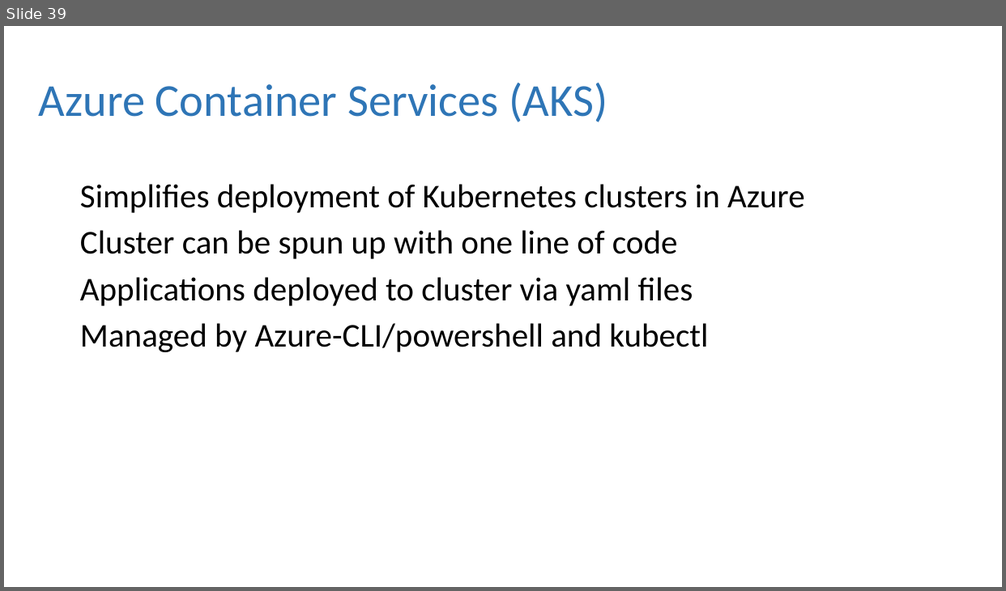
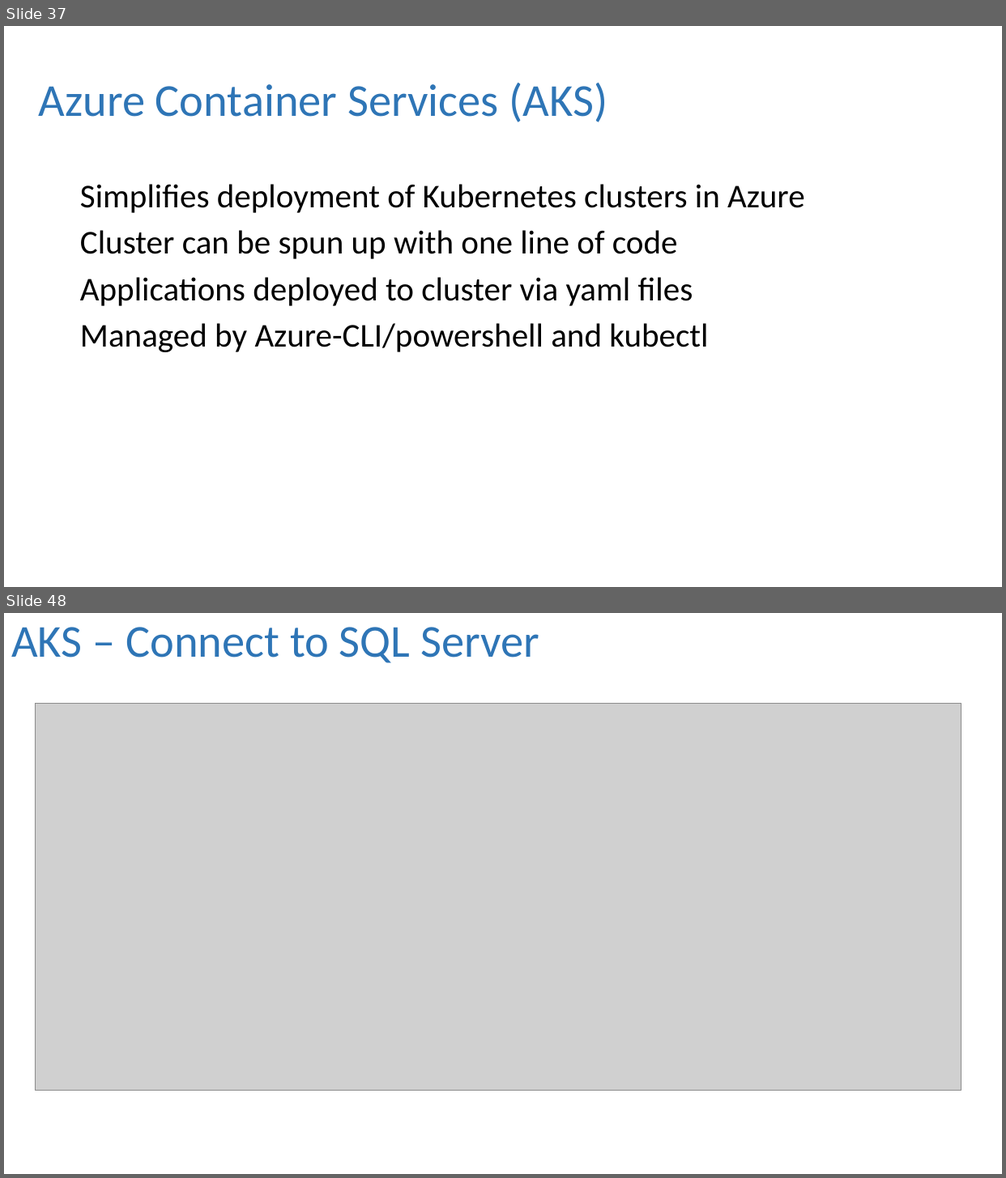
Before and after one commit to dbafromthecold/ContainersInTheCloud, a slide deck: ContainersInTheCloud.pptx. Shown one above the other, each under a label of ours: slide 39 before the commit, slides 37 and 48 after it; the slides between them are not shown. The pictures are 1006x591 and 1006x1178 pixels, drawn with LibreOffice and Linux fonts; fonts in the diff are those of the drawing; grey boxes stand for pictures; background and template pictures are left out. Boxes give left, top, right and bottom in pixels: in the first picture for what was removed or moved away, otherwise in the second. Text is boxed around its words. In the diff, an @@ line names an element or a change of style, - is before the commit and + after.

```diff
--- a/ContainersInTheCloud.pptx
+++ b/ContainersInTheCloud.pptx
@@ slide 48 added at <box>4,613,1002,1174</box>, background picture (left out) @@
@@ title added at <box>11,627,539,663</box>, 44 pt, text #2E75B6 @@
+AKS – Connect to SQL Server
@@ picture added at <box>36,704,961,1091</box> @@
@@ what was slide 39 is now slide 37 @@
```
Also in this commit, not shown: 3 slides changed, 12 other slides added, 2 slides removed, 3 other files.
